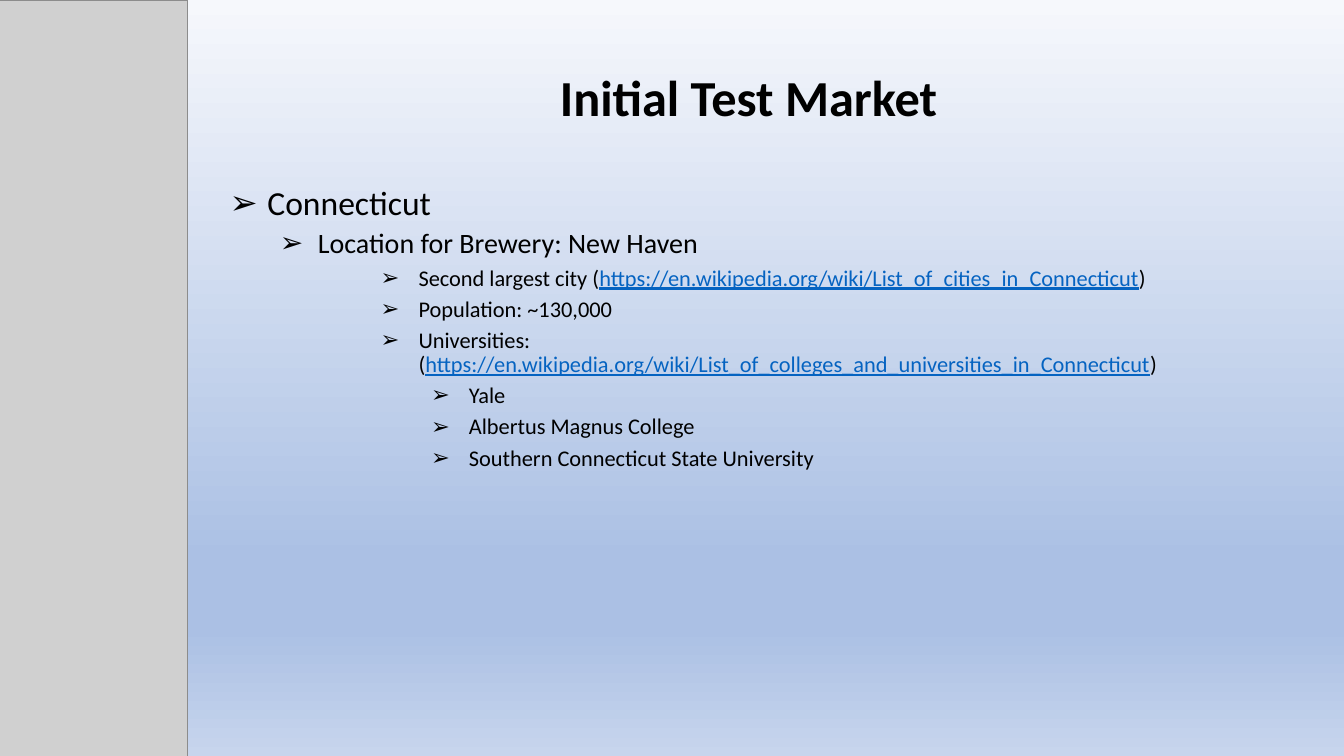
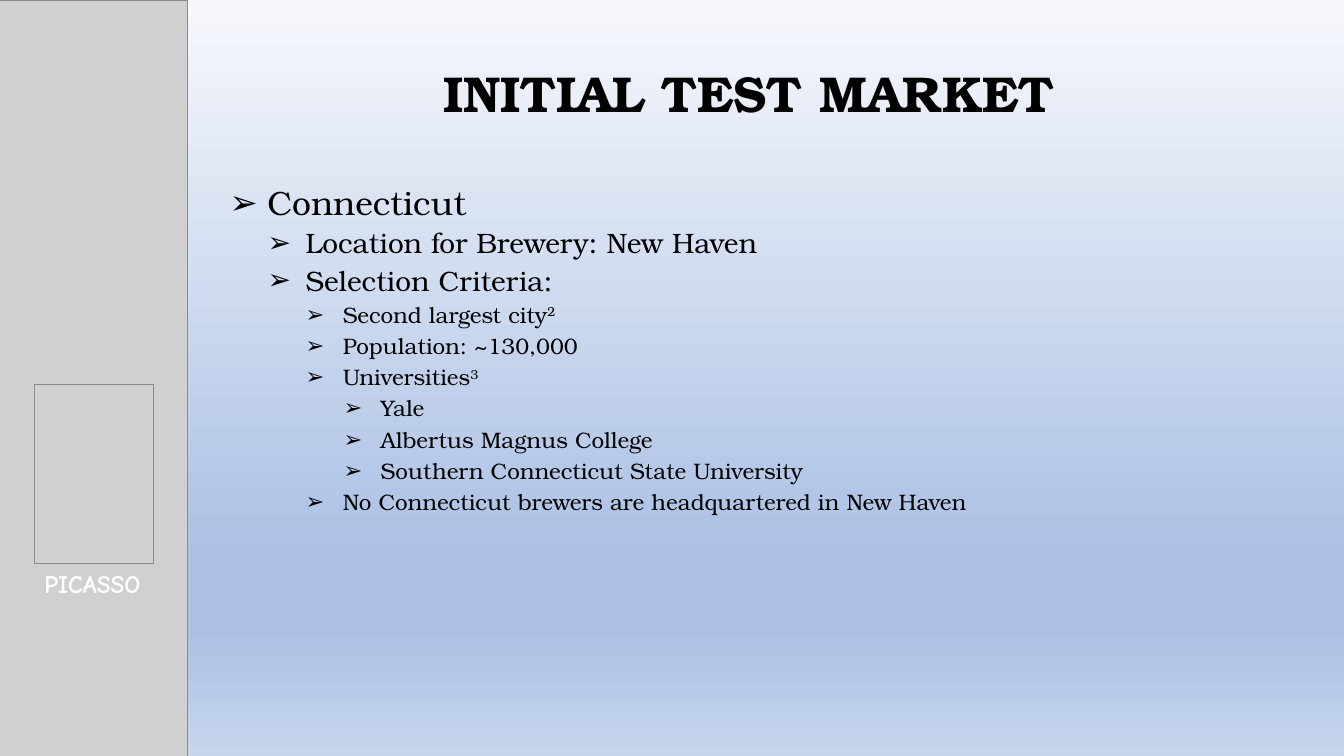
Before and after one commit to kjurekSMU/6306_JKT_Case_Study_1, a slide deck: slide 5 of Beer_Expansion_Project.pptx (slide 4 before the commit). Drawn at 1344x756 pixels with LibreOffice and Linux fonts; fonts in the diff are those of the drawing; grey boxes stand for pictures. Boxes give left, top, right and bottom in pixels: in the first picture for what was removed or moved away, otherwise in the second. Text is boxed around its words. In the diff, an @@ line names an element or a change of style, - is before the commit and + after.

```diff
--- a/Beer_Expansion_Project.pptx
+++ b/Beer_Expansion_Project.pptx
@@ text at box(443, 77, 1054, 113): text changed; font Calibri to TeX Gyre Bonum @@
-Initial Test Market
+INITIAL TEST MARKET
@@ subtitle at box(267, 191, 803, 484): font Calibri to TeX Gyre Bonum in "Connecticut", "Location for Brewery: New Haven", "Population: ~130,000", "Yale" and 2 more places; indent changed; list level 5 to 6 in "Yale"; list level 5 to 6 in "Albertus Magnus College"; list level 5 to 6 in "Southern Connecticut State University" @@
@@ subtitle at box(306, 271, 553, 329): text changed; size 16 to 20 pt; font Calibri to TeX Gyre Bonum; text colour #0563C1 to #000000 @@
-      ➢ Second largest city (https://en.wikipedia.org/wiki/List_of_cities_in_Connecticut)
+  ➢ Selection Criteria:
+      ➢ Second largest city2
@@ subtitle at box(419, 332, 1157, 376): text changed; font Calibri to TeX Gyre Bonum; text colour #0563C1 to #000000 @@
-      ➢ Universities: (https://en.wikipedia.org/wiki/List_of_colleges_and_universities_in_Connecticut)
+      ➢ Universities3
@@ picture added at box(34, 385, 153, 564) @@
@@ subtitle at box(343, 494, 967, 515): paragraph added @@
+      ➢ No Connecticut brewers are headquartered in New Haven
@@ text added at box(44, 576, 140, 593), 18 pt, text #FFFFFF, bold @@
+PICASSO
```
Also in this commit, not shown: 4 other slides changed, 4 slides added, 1 slide removed, 3 other files.
